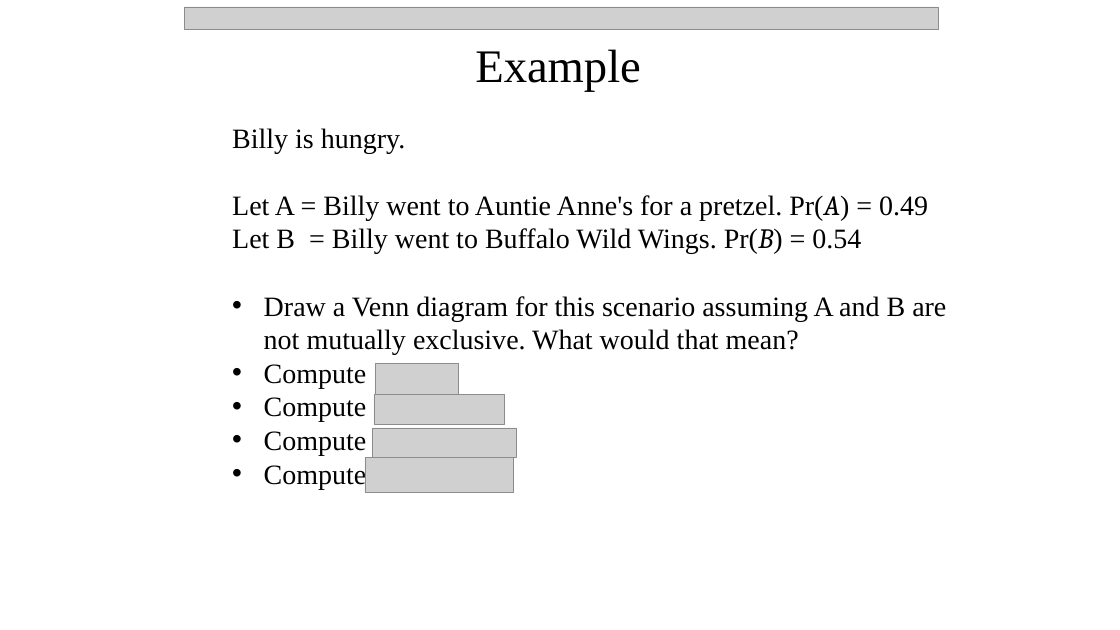
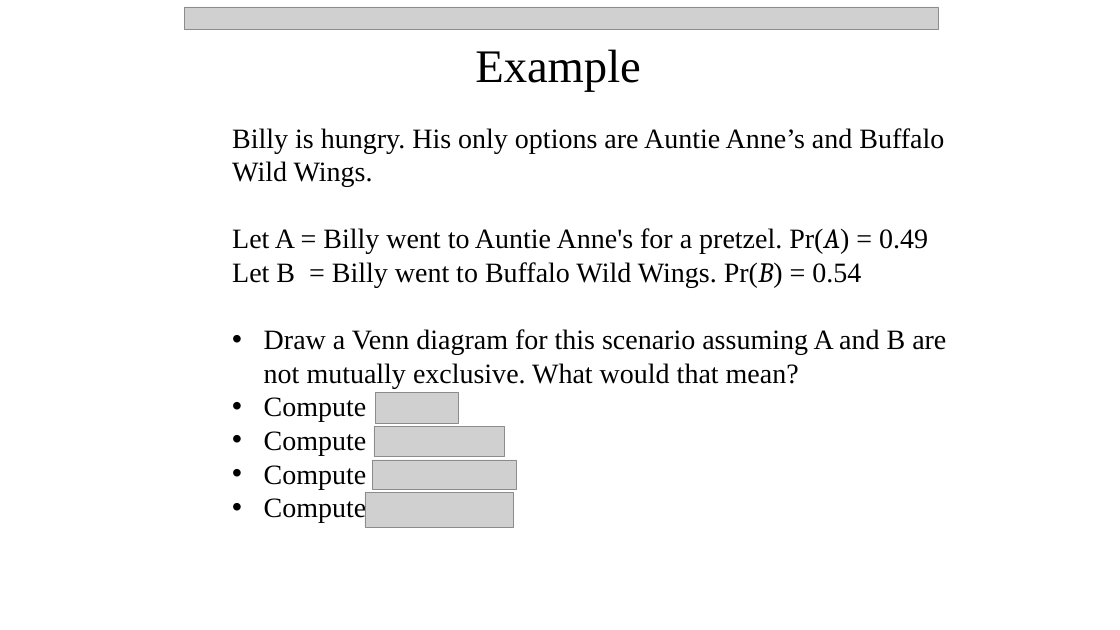
Before and after one commit to npetraco/workshop21, a slide deck: slide 6 of notes/day_2.pptx. Drawn at 1120x630 pixels with LibreOffice and Linux fonts; fonts in the diff are those of the drawing; grey boxes stand for pictures. Boxes give left, top, right and bottom in pixels: in the first picture for what was removed or moved away, otherwise in the second. Text is boxed around its words. In the diff, an @@ line names an element or a change of style, - is before the commit and + after.

```diff
--- a/notes/day_2.pptx
+++ b/notes/day_2.pptx
@@ text at (x1=232, y1=128, x2=944, y2=187): text changed @@
-    Billy is hungry.
+    Billy is hungry. His only options are Auntie Anne’s and Buffalo Wild Wings.
@@ 3 pictures moved together from (x1=373, y1=364, x2=517, y2=458) to (x1=373, y1=392, x2=517, y2=491) @@
@@ picture moved from (x1=365, y1=458, x2=513, y2=492) to (x1=365, y1=493, x2=513, y2=528) @@
```
Also in this commit, not shown: 3 other slides changed, 2 other files.
